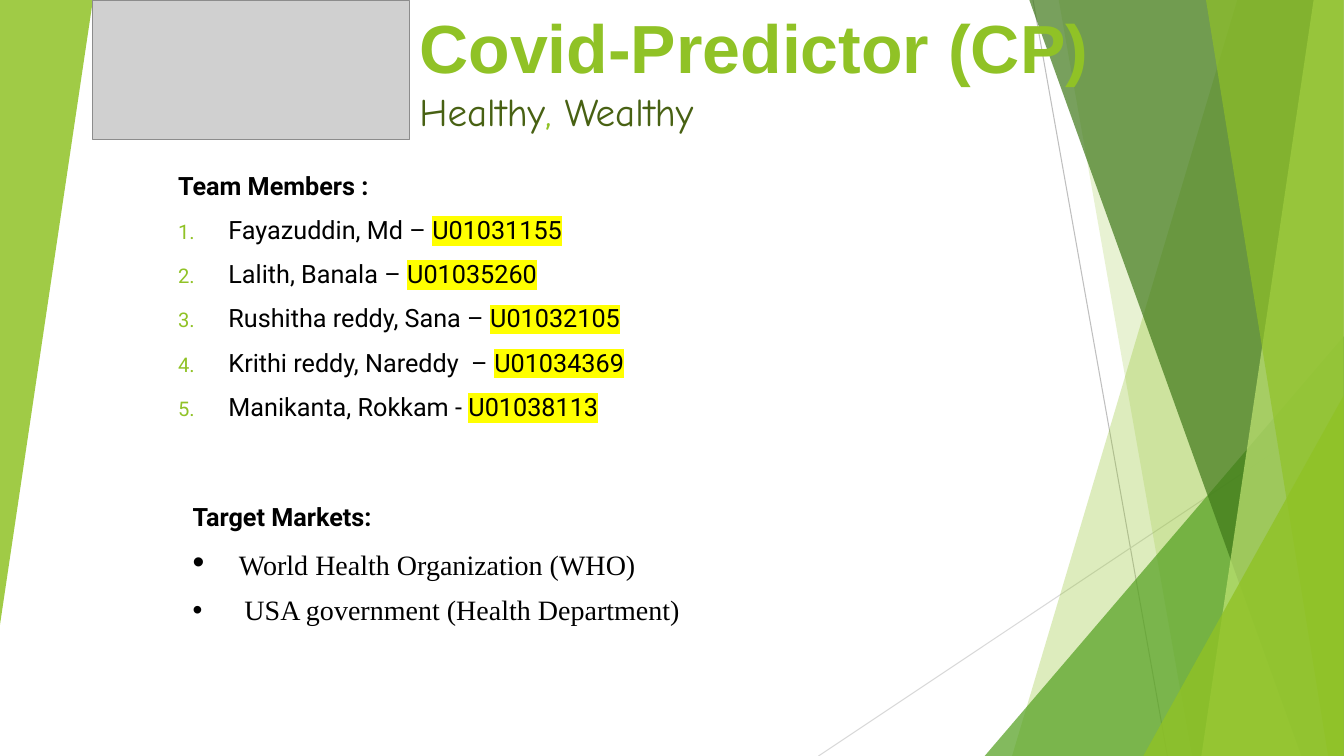
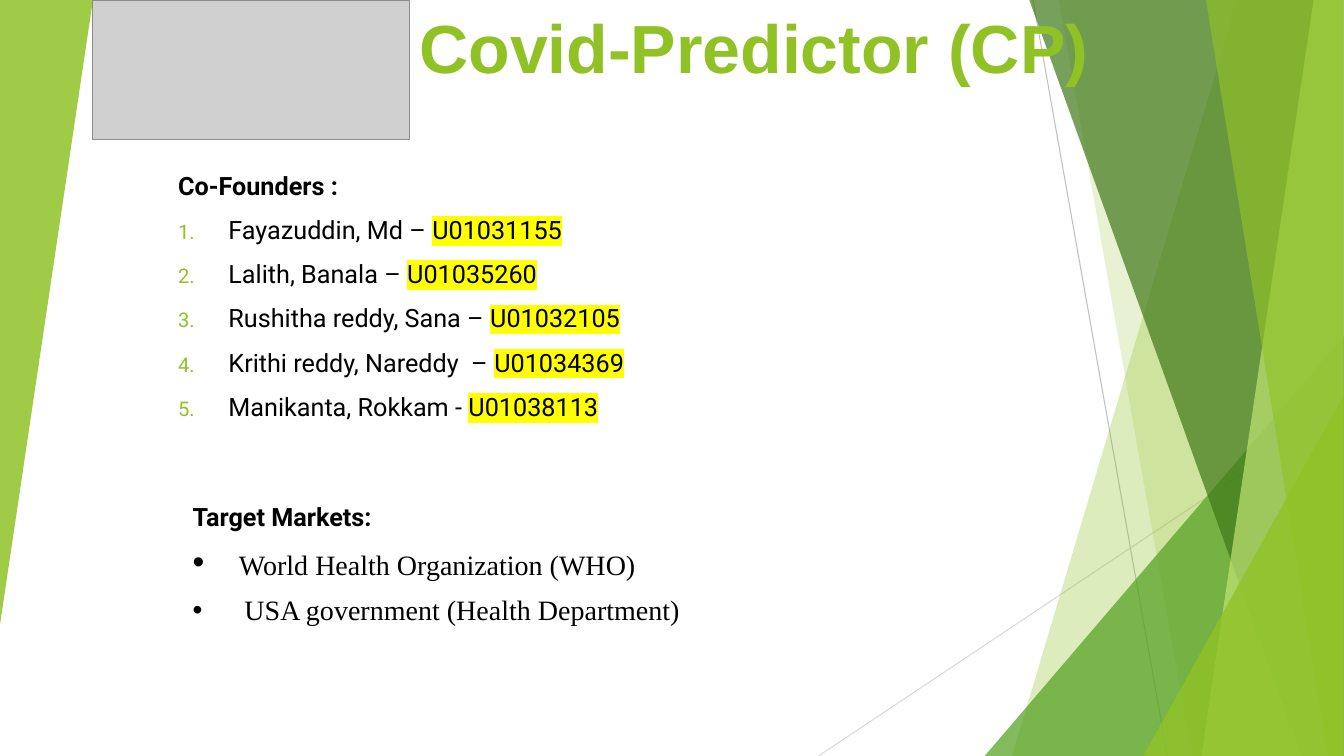
Before and after one commit to fayu555/Distributed_Computing, a slide deck: slide 1 of Covid-Predictor (CP).pptx. Drawn at 1344x756 pixels with LibreOffice and Linux fonts; fonts in the diff are those of the drawing; grey boxes stand for pictures. Boxes give left, top, right and bottom in pixels: in the first picture for what was removed or moved away, otherwise in the second. Text is boxed around its words. In the diff, an @@ line names an element or a change of style, - is before the commit and + after.

Commit message:
Final PPT

```diff
--- a/Covid-Predictor (CP).pptx
+++ b/Covid-Predictor (CP).pptx
@@ title at [419,19,1088,86]: text changed @@
-Covid-Predictor (CP)
-Healthy, Wealthy
+Covid-Predictor (CP)
@@ subtitle at [178,176,324,196]: text changed @@
-Team Members :
+Co-Founders :
```
